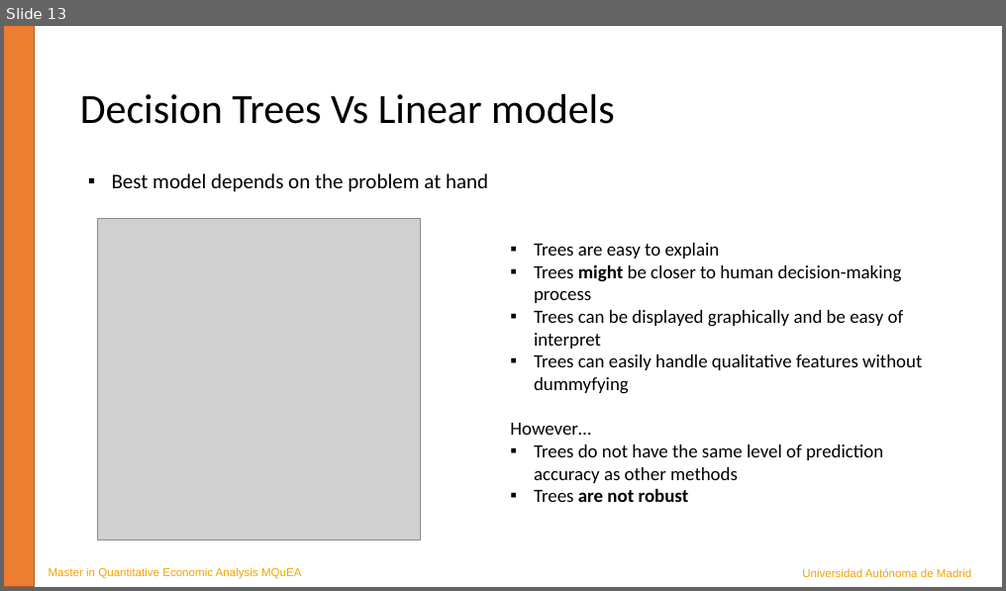
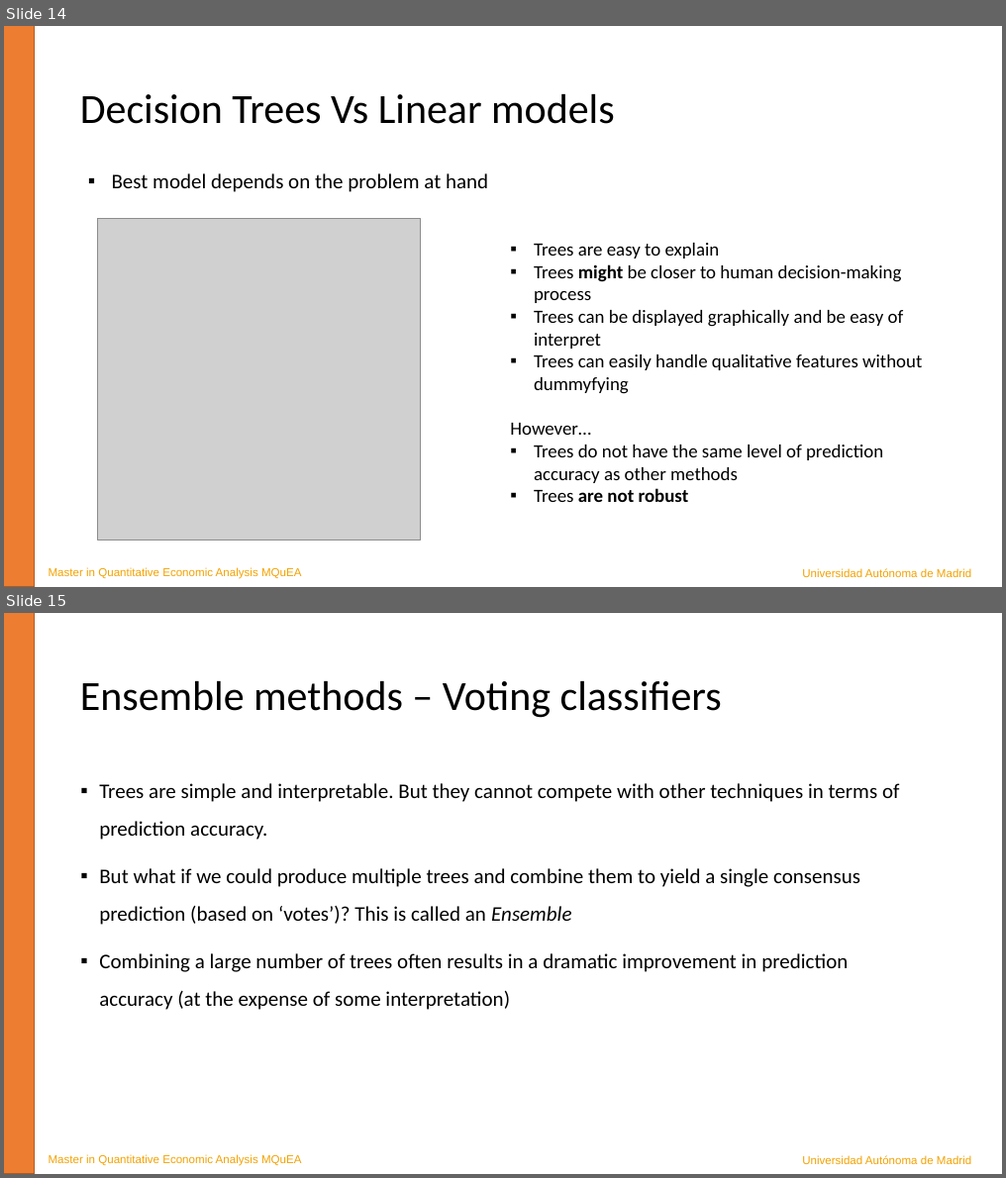
Before and after one commit to JavierBas/IMLEF-MQuEA, a slide deck: Course content/Slides/Topic 5 - Tree-based methods.pptx. Shown one above the other, each under a label of ours: slide 13 before the commit, slides 14 and 15 after it. The pictures are 1006x591 and 1006x1178 pixels, drawn with LibreOffice and Linux fonts; fonts in the diff are those of the drawing; grey boxes stand for pictures. Boxes give left, top, right and bottom in pixels: in the first picture for what was removed or moved away, otherwise in the second. Text is boxed around its words. In the diff, an @@ line names an element or a change of style, - is before the commit and + after.

```diff
--- a/Course content/Slides/Topic 5 - Tree-based methods.pptx
+++ b/Course content/Slides/Topic 5 - Tree-based methods.pptx
@@ slide 15 added at (x1=4, y1=613, x2=1002, y2=1174), background #FFFFFF @@
@@ rectangle added at (x1=4, y1=613, x2=35, y2=1174), fill #ED7D31, outline #AF5C24 1 pt @@
@@ title added at (x1=80, y1=681, x2=722, y2=718), 40 pt, text #000000 @@
+Ensemble methods – Voting classifiers
@@ text added at (x1=99, y1=783, x2=900, y2=1010), 20 pt, text #000000 @@
+▪ Trees are simple and interpretable. But they cannot compete with other techniques in terms of prediction accuracy.
+▪ But what if we could produce multiple trees and combine them to yield a single consensus prediction (based on ‘votes’)? This is called an Ensemble
+▪ Combining a large number of trees often results in a dramatic improvement in prediction accuracy (at the expense of some interpretation)
@@ text added at (x1=49, y1=1155, x2=301, y2=1166), 11 pt, text #F4A200 @@
+Master in Quantitative Economic Analysis MQuEA
@@ text added at (x1=802, y1=1156, x2=971, y2=1164), 11 pt, text #F4A200 @@
+Universidad Autónoma de Madrid
@@ what was slide 13 is now slide 14 @@
```
Also in this commit, not shown: 3 slides changed, 6 other slides added, 1 other file.
